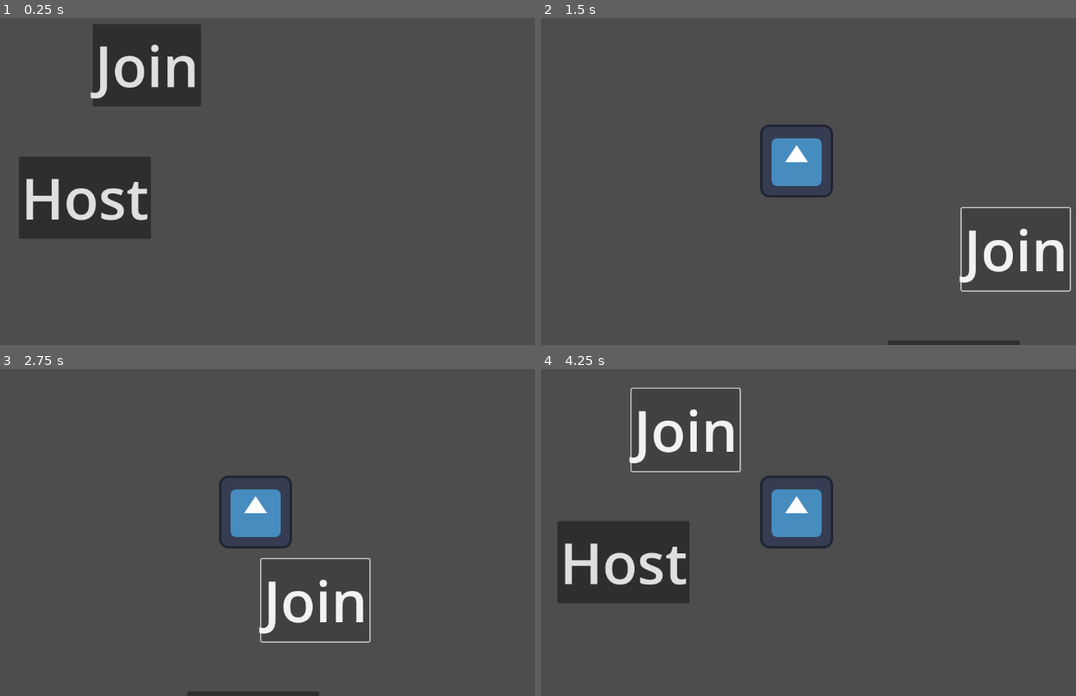
Above: before the commit, frames 1-4 (two rows, left to right).
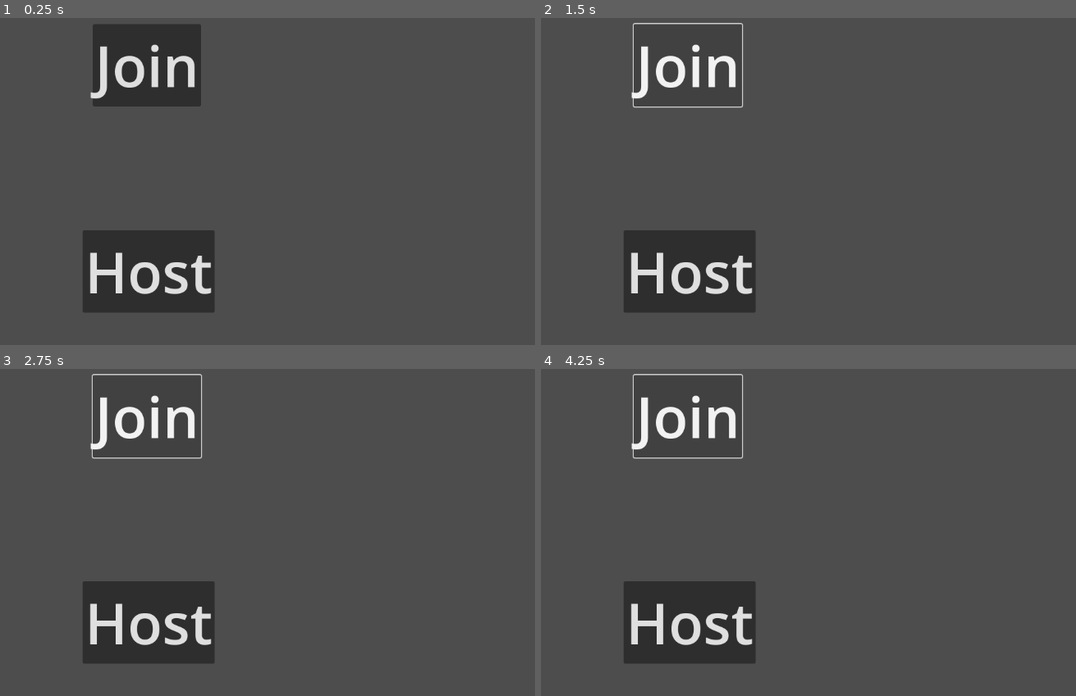
Above: after the commit, the same moments.

Repository: Jplayz2468/arena
Game: Godot game, scene res://game.tscn
Same seed, same stepped clock (60 frames per second), same inputs: the game is played once before the commit and once after it. The engine's default icon, where the game draws it, is replaced by a stand-in: a white triangle on a blue panel in a dark square.
Inputs:
- Up to frame 1 (0.25 s): no input
- Up to frame 2 (1.5 s): click "Host" at 0.5 s; click "Join" at 1.25 s
- Up to frame 3 (2.75 s): hold Right (ui_right) from 2.03 s (still down)
- Up to frame 4 (4.25 s): release Right (ui_right) at 2.78 s; hold Down (ui_down) 2.78-3.53 s; hold Right (ui_right) from 3.53 s (still down)

The runs differ from the first frame. In frame 1, 11% of the frame differs, in the area x 3-41%, y 42-90%; in frame 2, 11%; in frame 3, 11%; in frame 4, 14%, in the area x 3-55%, y 1-90%.
Error before the commit: Invalid access to property or key 'text' on a base object of type 'null instance'. (res://game.gd:29)

Commit message:
fixed multiplayer (again)

Diff:
--- a/game.gd
+++ b/game.gd
@@ -2,38 +2,56 @@
 
 var peer = ENetMultiplayerPeer.new()
 @export var player_scene: PackedScene
-@export var server_port: int = 135
-@export var server_address: String = ""  # Will be set via UI
+@export var host_port: int = 135  # Port used when hosting
+@export var remote_address: String = ""  # Set this in inspector when joining
+@export var remote_port: int = 0  # Remote port (different from host port, set in inspector)
 
-# Add UI elements for server address input
-@onready var address_input = $AddressInput  # Add this LineEdit to your scene
+# Simple connection status
+var connection_status = "Not connected"
 
 func _on_host_pressed():
-	# Same as before, create a server on the specified port
-	peer.create_server(server_port)
+	# Create server on host_port
+	var error = peer.create_server(host_port)
+	if error != OK:
+		print("Server creation failed with error: ", error)
+		return
+
 	multiplayer.multiplayer_peer = peer
 	multiplayer.peer_connected.connect(_add_player)
+	multiplayer.peer_disconnected.connect(_remove_player)
+
+	print("Server running on port ", host_port)
 	_add_player()
-
-	# Display connection info to the host
-	print("Server started on port: ", server_port)
-	print("Give clients this address: Your tunnel URL + port ", server_port)
 
 func _add_player(id = 1):
 	var player = player_scene.instantiate()
 	player.name = str(id)
 	call_deferred("add_child", player)
 
+func _remove_player(id):
+	if has_node(str(id)):
+		get_node(str(id)).queue_free()
+
 func _on_join_pressed():
-	# Parse the input which might be in format "address:port"
-	var address_parts = address_input.text.split(":")
+	# Connect to the address and port set in the inspector
+	if remote_address.is_empty():
+		print("Remote address not set in inspector!")
+		return
 
-	server_address = address_parts[0]  # "8.tcp.us-cal-1.ngrok.io"
+	if remote_port <= 0:
+		print("Invalid remote port set in inspector!")
+		return
 
-	# If port is specified in the address, use that instead of default
-	if address_parts.size() > 1:
-		server_port = int(address_parts[1])  # 16556
+	print("Connecting to ", remote_address, ":", remote_port)
 
-	print("Connecting to: ", server_address, ":", server_port)
-	peer.create_client(server_address, server_port)
+	var error = peer.create_client(remote_address, remote_port)
+	if error != OK:
+		print("Client creation failed with error: ", error)
+		return
+
 	multiplayer.multiplayer_peer = peer
+
+	# Add connection status signals with simple print statements
+	multiplayer.connected_to_server.connect(func(): print("Connected successfully!"))
+	multiplayer.connection_failed.connect(func(): print("Connection failed!"))
+	multiplayer.server_disconnected.connect(func(): print("Server disconnected!"))
--- a/game.tscn
+++ b/game.tscn
@@ -6,16 +6,8 @@
 [node name="game" type="Node2D"]
 script = ExtResource("1_80nbo")
 player_scene = ExtResource("2_e2o6t")
-server_port = 16556
-server_address = "8.tcp.us-cal-1.ngrok.io"
-
-[node name="Host" type="Button" parent="."]
-offset_left = 160.0
-offset_top = 316.0
-offset_right = 204.0
-offset_bottom = 347.0
-theme_override_font_sizes/font_size = 100
-text = "Host"
+remote_address = "8.tcp.us-cal-1.ngrok.io"
+remote_port = 14964
 
 [node name="Join" type="Button" parent="."]
 offset_left = 290.0
@@ -30,5 +22,14 @@
 _spawnable_scenes = PackedStringArray("uid://dj0duyds2eflq")
 spawn_path = NodePath("..")
 
+[node name="Host" type="Button" parent="."]
+offset_left = 272.0
+offset_top = 446.0
+offset_right = 504.0
+offset_bottom = 591.0
+theme_override_font_sizes/font_size = 100
+text = "Host
+"
+
+[connection signal="pressed" from="Join" to="." method="_on_join_pressed"]
 [connection signal="pressed" from="Host" to="." method="_on_host_pressed"]
-[connection signal="pressed" from="Join" to="." method="_on_join_pressed"]
